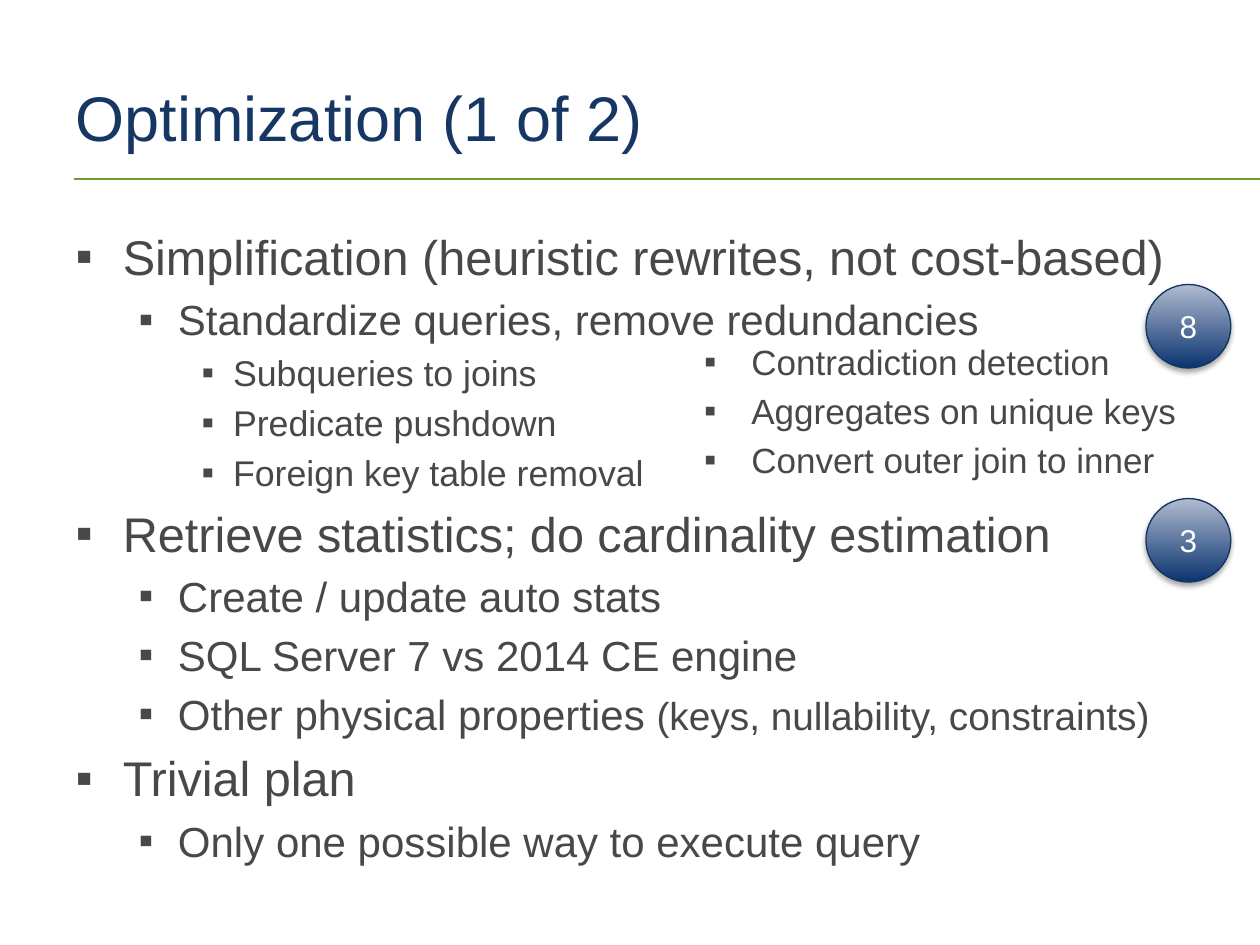
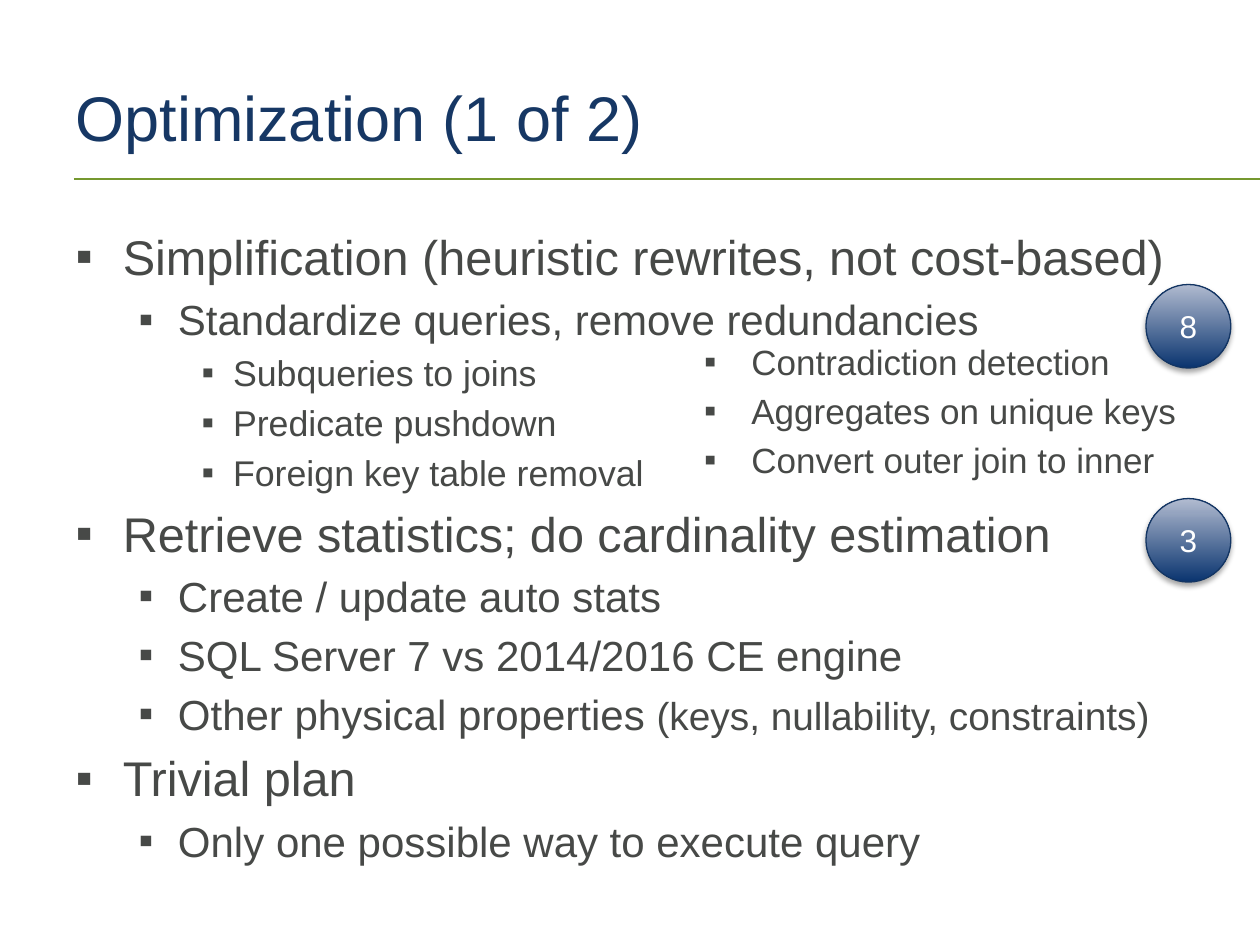
Before and after one commit to tf3604/OptimizerPresentation, a slide deck: slide 35 of Optimizer.pptx. Drawn at 1260x945 pixels with LibreOffice and Linux fonts; fonts in the diff are those of the drawing; background and template pictures are left out. Boxes give left, top, right and bottom in pixels: in the first picture for what was removed or moved away, otherwise in the second. Text is boxed around its words. In the diff, an @@ line names an element or a change of style, - is before the commit and + after.

```diff
--- a/Optimizer.pptx
+++ b/Optimizer.pptx
@@ text at (178,640,902,679): text changed @@
-  ▪ SQL Server 7 vs 2014 CE engine
+  ▪ SQL Server 7 vs 2014/2016 CE engine
```
Also in this commit, not shown: 4 other slides changed.
